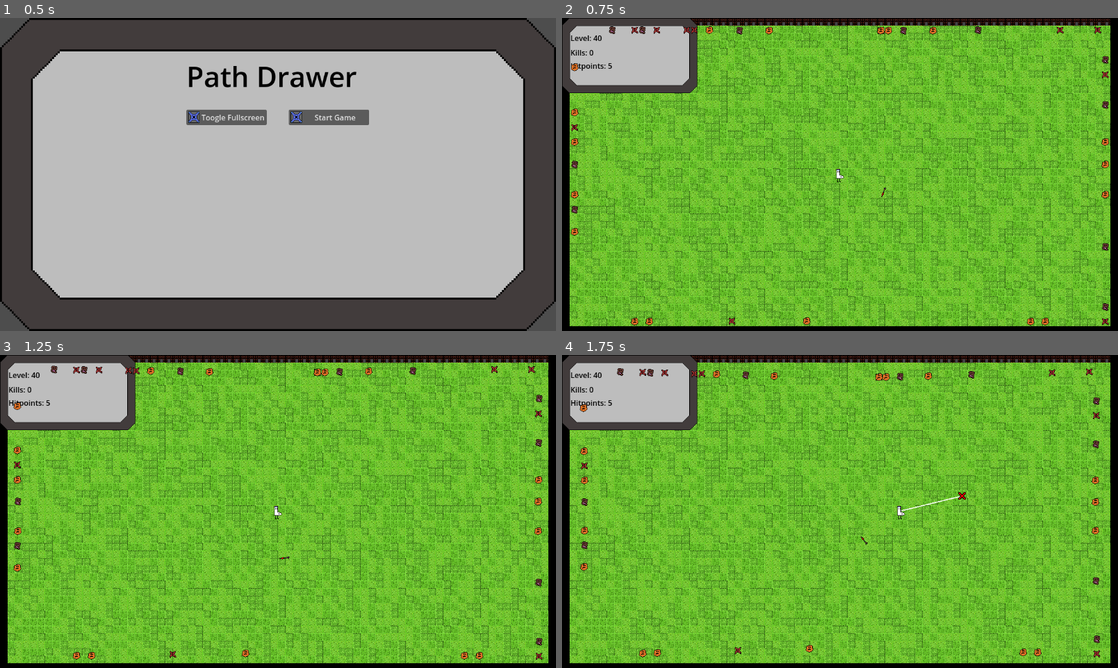
Above: before the commit, frames 1-4 (two rows, left to right).
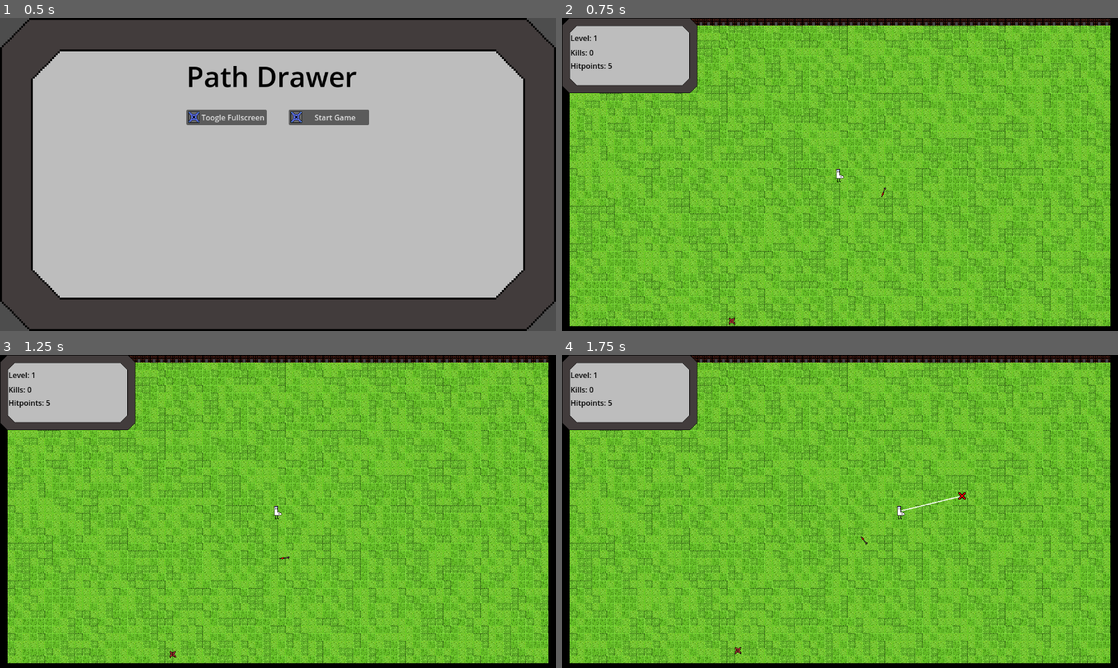
Above: after the commit, the same moments.

Repository: merlinseela/draw-a-path
Game: Godot game, scene res://scenes/mainmenu/menu.tscn
Two runs of this game, one before a commit and one after it. Both use one fixed random seed, a clock stepped at 60 frames per second and the inputs below.
Inputs (mouse positions are in pixels of both pictures, inside the frame that each line leads up to):
- Up to frame 1 (0.5 s): no input
- Up to frame 2 (0.75 s): click "Start Game" at 0.5 s
- Up to frame 3 (1.25 s): no input
- Up to frame 4 (1.75 s): move the mouse to (962, 495) at 1.27 s; hold D (move_right) from 1.28 s (still down); click (962, 495) at 1.35 s

Frame 1 is identical in both runs. In frame 2, 1.0% of the frame differs, in the area x 1-99%, y 2-99%; in frame 3, 1.0%, in the area x 2-98%, y 3-98%; in frame 4, 1.0%.

Commit message:
fixed bug too many enemies at game start

Diff:
--- a/main.gd
+++ b/main.gd
@@ -12,11 +12,8 @@
 var enemy_killed_until_next_level: int = 1
 
 func _ready():
-	# connect signal
-
-
 	# current enemy numbers
-	enemy_count_max = 40
+	enemy_count_max = 1
 
 	# calculate possible spawn locations
 	var size_x: int = $Tilemap/TileMap.size_x_tilemap
Not shown, added: documentation/Assets/Button.png.import
Not shown, added: documentation/Assets/PointCross.png.import
Not shown, added: documentation/Assets/UI-Box.png.import
Not shown, added: documentation/Assets/arrow.png.import
Not shown, added: documentation/Assets/crusty.png.import
Not shown, added: documentation/Assets/gras_patches.png.import
Not shown, added: documentation/Assets/stains.png.import
Not shown, added: documentation/Assets/stains_1.png.import
Not shown, added: documentation/Assets/stains_2.png.import
Not shown, added: documentation/Assets/stains_3.png.import
Not shown, added: documentation/Assets/wall_patches.png.import
